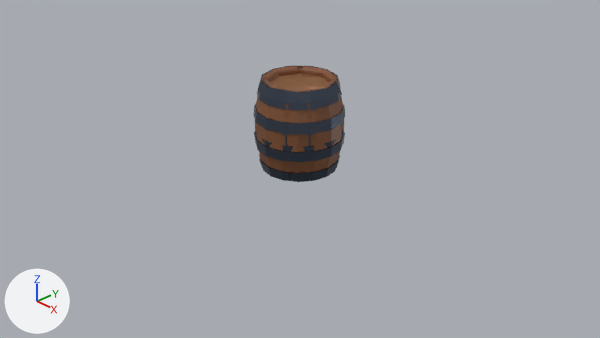
An edit to the Blender file Section 2/Barrel.blend, drawn before and after from the same camera.
Rendered twice from the file's camera 'Camera'. The axes (+X, +Y, +Z) are drawn at lower left. The lights are the same throughout.

The scene before the commit, as lines of its bpy script (objects in view):
```python
ob_barrel__box_modelling = bpy.data.objects.new('Barrel (Box Modelling)', me_cylinder)
ob_barrel__box_modelling.location = (0.0, 0.0, 0.0)
ob_barrel__profile__12 = bpy.data.objects.new('Barrel (Profile).12', me_vert_001)
ob_barrel__profile__12.location = (0.0, 0.0, 0.0)
ob_barrel__profile__8 = bpy.data.objects.new('Barrel (Profile).8', me_vert)
ob_barrel__profile__8.location = (0.0, 0.0, 0.0)
ob_barrel__rot_array__12 = bpy.data.objects.new('Barrel (Rot_Array).12', me_vert_002)
ob_barrel__rot_array__12.parent = ob_barrel_position
ob_barrel__rot_array__12.location = (0.0, 0.0, -0.618)
```
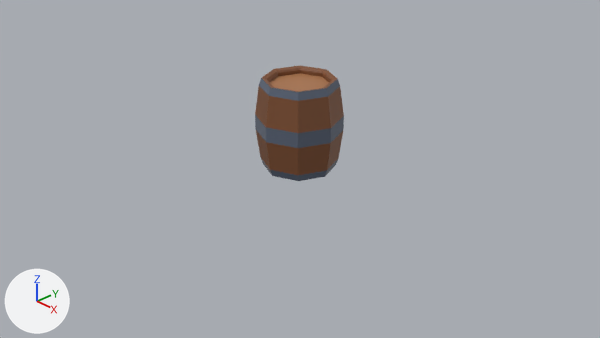
Where the change shows, as pixel boxes (x1, y1, x2, y2) in the pictures (600 x 338 px):
'Barrel (Profile).8', surface changed: (255, 65, 344, 181) in both
'Barrel (Box Modelling)', hidden: before (253, 73, 345, 182)
'Barrel (Profile).12', hidden (blue): before (255, 66, 344, 181)
'Barrel (Rot_Array).12', hidden (brown): before (257, 66, 341, 172)

The change, as a list of edits to the scene's bpy script:
```text
Change mat_metal:
    mat_metal.metallic: 1.0 -> 0.0
Change ob_barrel__box_modelling:
    add ob_barrel__box_modelling.hide_set(True)
Change ob_barrel__profile__12:
    add ob_barrel__profile__12.hide_set(True)
Change ob_barrel__rot_array__12:
    add ob_barrel__rot_array__12.hide_set(True)
```
